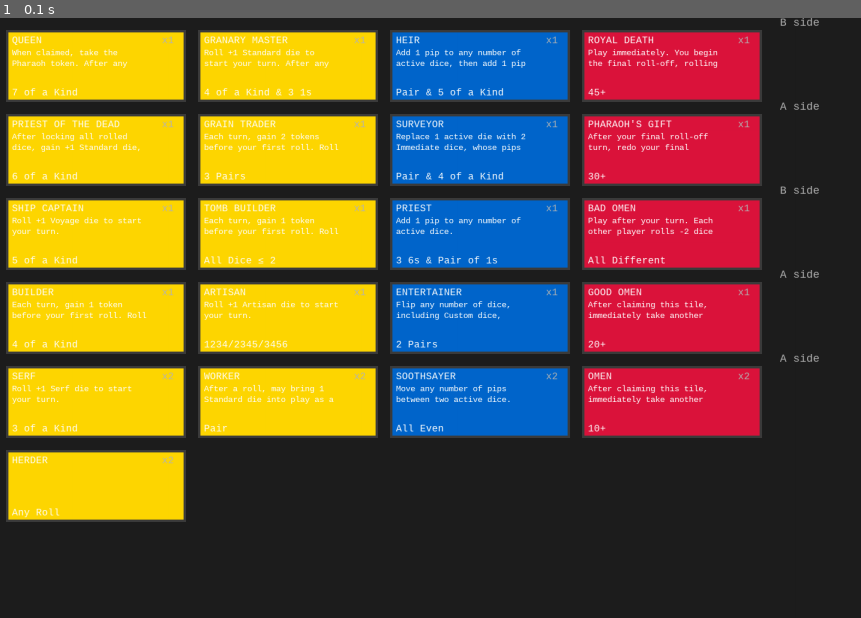
Above: before the commit, frame 1.
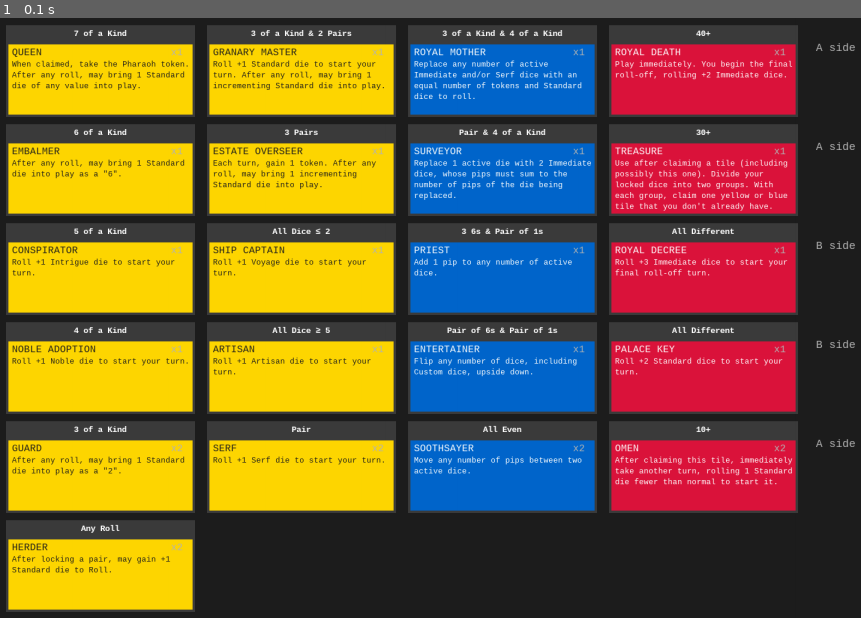
Above: after the commit, the same moment.

Repository: xinoehp512/favor-of-the-pharaoh
Game: pygame game, started from main.py
Same seed, same stepped clock (60 frames per second), same inputs: the game is played once before the commit and once after it.
Inputs:
- Up to frame 1 (0.1 s): no input

The runs differ from the first frame. In frame 1, 53% of the frame differs, in the area x 0-100%, y 0-99%.

Commit message:
Adjusted pygame display formatting. Added Herder description.

Diff:
--- a/main.py
+++ b/main.py
@@ -221,7 +221,7 @@
 def main():
     player = Player([start.clone()], Agent("Player 1", 4), starting_tokens=0)
     player2 = Player([start.clone()], Agent("Player 2", 1), starting_tokens=1)
-    random.seed(1)
+    random.seed(6)
     game = Game([player, player2])
     # game.play_game()
 
--- a/pygame_display.py
+++ b/pygame_display.py
@@ -16,6 +16,7 @@
     "background": (30, 30, 30),
     "tile_bg": (60, 60, 60),
     "text": (255, 255, 255),
+    "text-dark": (30, 30, 30),
     "gray": (180, 180, 180),
 }
 
@@ -23,16 +24,19 @@
 FONT_DICT: dict[str, tuple[str, int]] = {
     "title": ("consolas", 18),
     "side": ("consolas", 20),
-    "description": ("consolas", 16),
+    "description": ("consolas", 15),
 }
 
 
 SCREEN_WIDTH = 1500
 SCREEN_HEIGHT = 1000
-TILE_WIDTH = 300
-TILE_HEIGHT = 120
+TILE_WIDTH = 315
+TILE_HEIGHT = 125
 X_MARGIN = 20
-Y_MARGIN = 20
+Y_MARGIN = 40
+
+DESC_MAX_CHAR_WIDTH = 37
+DESC_MAX_LINES = 5
 
 
 def split_string_by_length(text: str, length: int):
@@ -59,9 +63,10 @@
         self.title_font = pygame.font.SysFont(*FONT_DICT["title"])
         self.description_font = pygame.font.SysFont(*FONT_DICT["description"])
         self.side_font = pygame.font.SysFont(*FONT_DICT["side"])
+        self.condition_font = pygame.font.SysFont("consolas", 16, bold=True)
         self.screen_width = SCREEN_WIDTH
         self.screen_height = SCREEN_HEIGHT
-        self.screen = pygame.display.set_mode((self.screen_width, self.screen_height))
+        self.screen = pygame.display.set_mode((self.screen_width, self.screen_height), pygame.RESIZABLE)
         pygame.display.set_caption("Favor of the Pharaoh - Board Display")
 
     def draw_tile(self, x: int, y: int, tile: Tile, amount: int, condition: Constraint, mode: RowMode):
@@ -69,22 +74,27 @@
         pygame.draw.rect(self.screen, COLOR_DICT["tile_bg"], (x, y, TILE_WIDTH, TILE_HEIGHT))
         pygame.draw.rect(self.screen, COLOR_DICT[tile.type], (x+4, y+4, TILE_WIDTH-8, TILE_HEIGHT-8))
 
+        # Draw condition bar above the tile
+        cond_bar_height = 28
+        cond_bar_rect = (x, y - cond_bar_height, TILE_WIDTH, cond_bar_height)
+        pygame.draw.rect(self.screen, COLOR_DICT["tile_bg"], cond_bar_rect)
+        cond_surf = self.condition_font.render(condition.name, True, COLOR_DICT["text"])
+        cond_text_rect = cond_surf.get_rect(center=(x + TILE_WIDTH // 2, y - cond_bar_height // 2))
+        self.screen.blit(cond_surf, cond_text_rect)
+
+        text_color = COLOR_DICT["text"] if tile.type is not TileType.YELLOW else COLOR_DICT["text-dark"]
         # Draw tile name
-        name_surf = self.title_font.render(tile.name, True, COLOR_DICT["text"])
+        name_surf = self.title_font.render(tile.name, True, text_color)
         self.screen.blit(name_surf, (x+10, y+8))
 
         # Draw tile amount
         amount_surf = self.title_font.render(f"x{amount}", True, COLOR_DICT["gray"])
         self.screen.blit(amount_surf, (x+TILE_WIDTH-40, y+8))
 
-        # Draw condition
-        cond_surf = self.title_font.render(condition.name, True, COLOR_DICT["text"])
-        self.screen.blit(cond_surf, (x+10, y+TILE_HEIGHT-25))
-
         # Draw description (wrapped)
-        desc_lines = split_string_by_length(tile.description, 28)
-        for i, line in enumerate(desc_lines[:2]):
-            desc_surf = self.description_font.render(line, True, COLOR_DICT["text"])
+        desc_lines = split_string_by_length(tile.description, DESC_MAX_CHAR_WIDTH)
+        for i, line in enumerate(desc_lines[:DESC_MAX_LINES]):
+            desc_surf = self.description_font.render(line, True, text_color)
             self.screen.blit(desc_surf, (x+10, y+30+i*18))
 
     def draw_board(self):
@@ -96,7 +106,7 @@
                 y = Y_MARGIN + (7-level) * (TILE_HEIGHT + Y_MARGIN)
                 mode = self.game.get_row_mode(level)
                 mode_surf = self.side_font.render(f"{mode.name} side", True, COLOR_DICT["gray"])
-                self.screen.blit(mode_surf, (x+10, y-22))
+                self.screen.blit(mode_surf, (x+10, y))
             for index, tile in enumerate(tile_list):
                 row = max(2, level)
                 x = X_MARGIN + index * (TILE_WIDTH + X_MARGIN) + left_buffer
--- a/tile.py
+++ b/tile.py
@@ -441,7 +441,7 @@
 queen = Tile("QUEEN", 'When claimed, take the Pharaoh token. After any roll, may bring 1 Standard die of any value into play.', 7, TileType.YELLOW, ability=Ability(
     activation_function=add_wild_die,
     on_claim_function=queen_claim))
-herder = Tile("HERDER", '', 1, TileType.YELLOW, ability=Ability(
+herder = Tile("HERDER", 'After locking a pair, may gain +1 Standard die to Roll.', 1, TileType.YELLOW, ability=Ability(
     activation_function=add_roll_dice([DiceType.STANDARD]),
     activation_restriction=lambda p, g: p.locked_pair,
     activation_window=[TurnStep.LOCK]))
